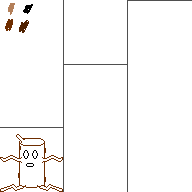
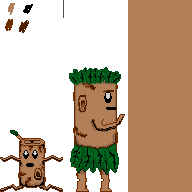
Layer changes from the first 192×192 image to the second:
painted on "Layer 2" over [left=0, top=0, right=192, bottom=192]
